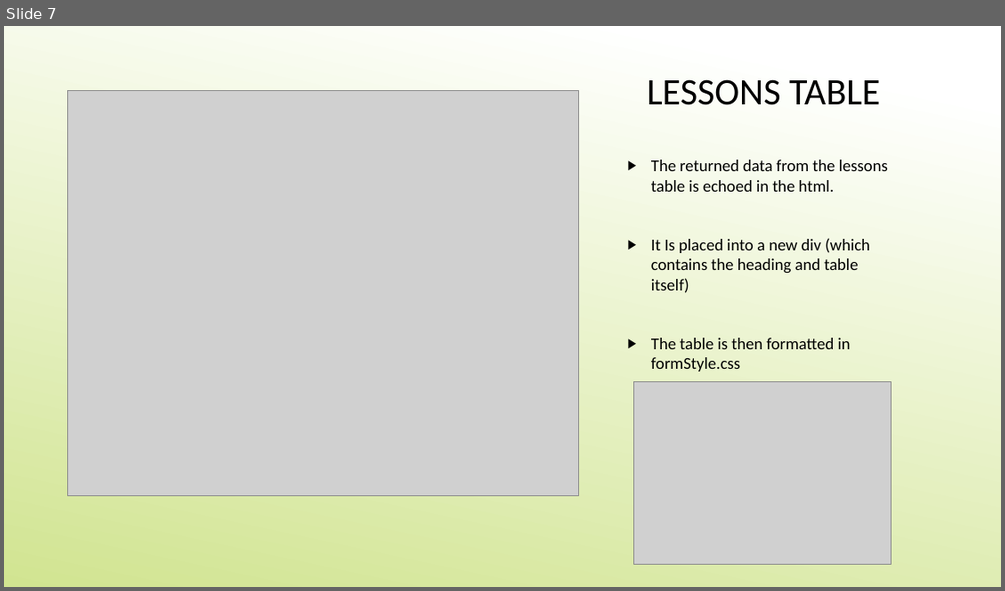
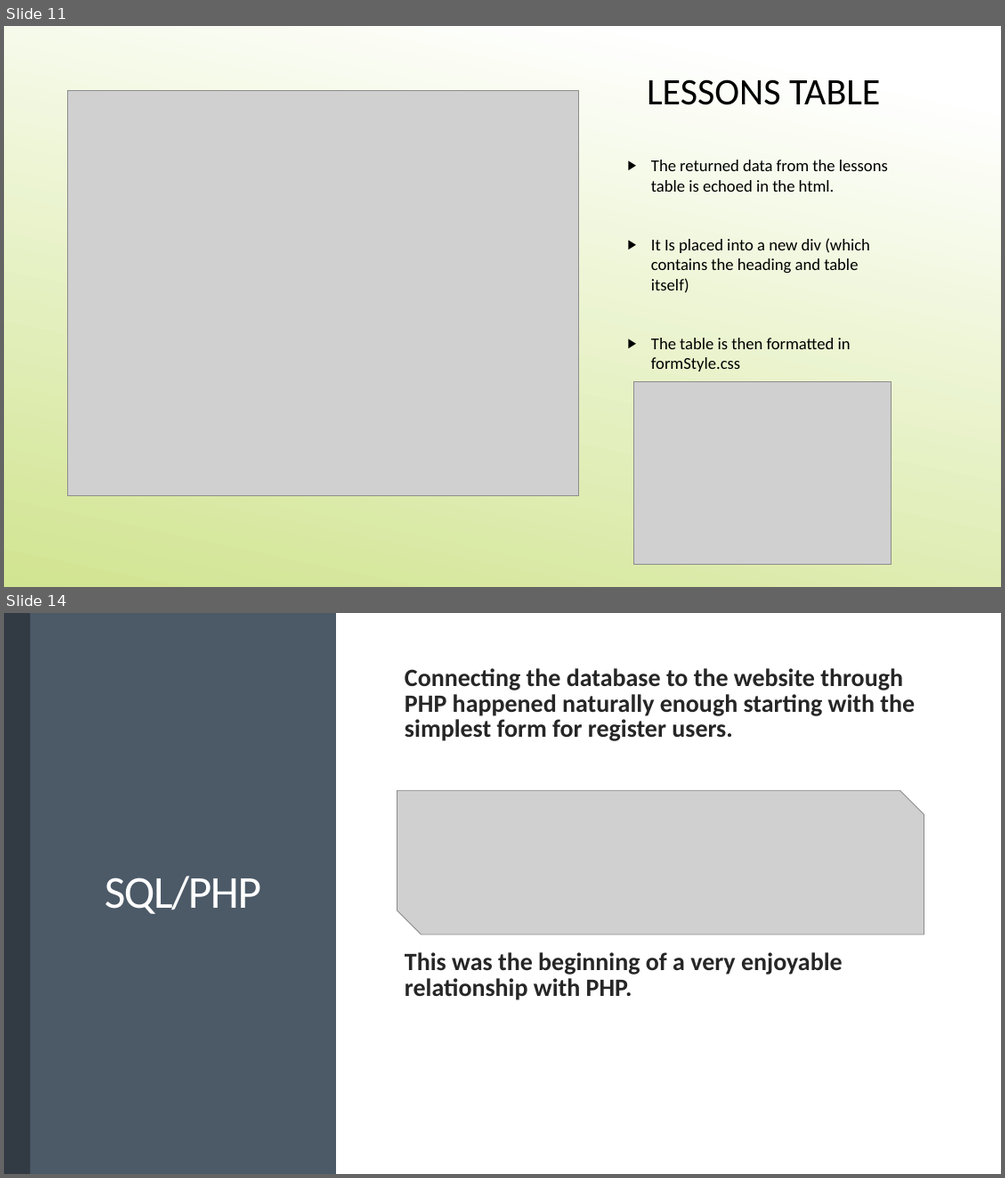
Before and after one commit to MikeVriesema/ProgrammingPal, a slide deck: ET4132_ProgrammingPal_PowerPoint.pptx. Shown one above the other, each under a label of ours: slide 7 before the commit, slides 11 and 14 after it; the slides between them are not shown. The pictures are 1005x591 and 1005x1178 pixels, drawn with LibreOffice and Linux fonts; fonts in the diff are those of the drawing; grey boxes stand for pictures. Boxes give left, top, right and bottom in pixels: in the first picture for what was removed or moved away, otherwise in the second. Text is boxed around its words. In the diff, an @@ line names an element or a change of style, - is before the commit and + after.

```diff
--- a/ET4132_ProgrammingPal_PowerPoint.pptx
+++ b/ET4132_ProgrammingPal_PowerPoint.pptx
@@ slide 14 added at [4,613,1001,1174], background #FFFFFF @@
@@ rectangle added at [4,613,336,1174], fill #4C5867 @@
@@ rectangle added at [4,613,30,1174], fill #333B44 @@
@@ text added at [404,668,914,1000], 24 pt, text #262626, bold @@
+Connecting the database to the website through PHP happened naturally enough starting with the simplest form for register users.
+This was the beginning of a very enjoyable relationship with PHP.
@@ picture added at [397,790,924,934] @@
@@ title added at [105,876,261,914], 44 pt, text #FFFFFF @@
+SQL/PHP
@@ what was slide 7 is now slide 11 @@
```
Also in this commit, not shown: 6 slides changed, 14 other slides added, 2 slides removed, 1 other file.
